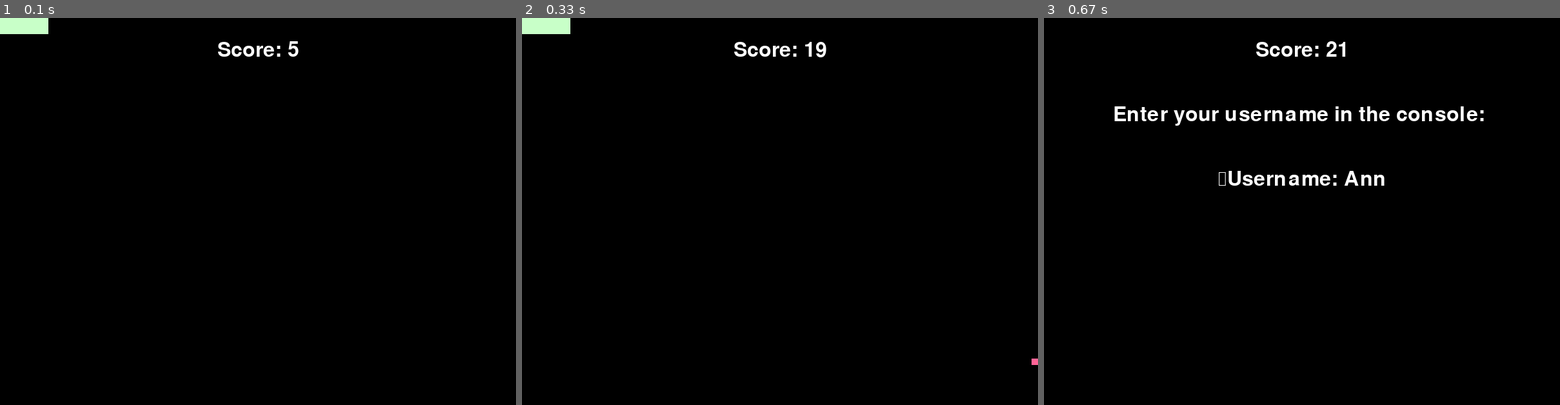
Above: before the commit, frames 1-3 (left to right).
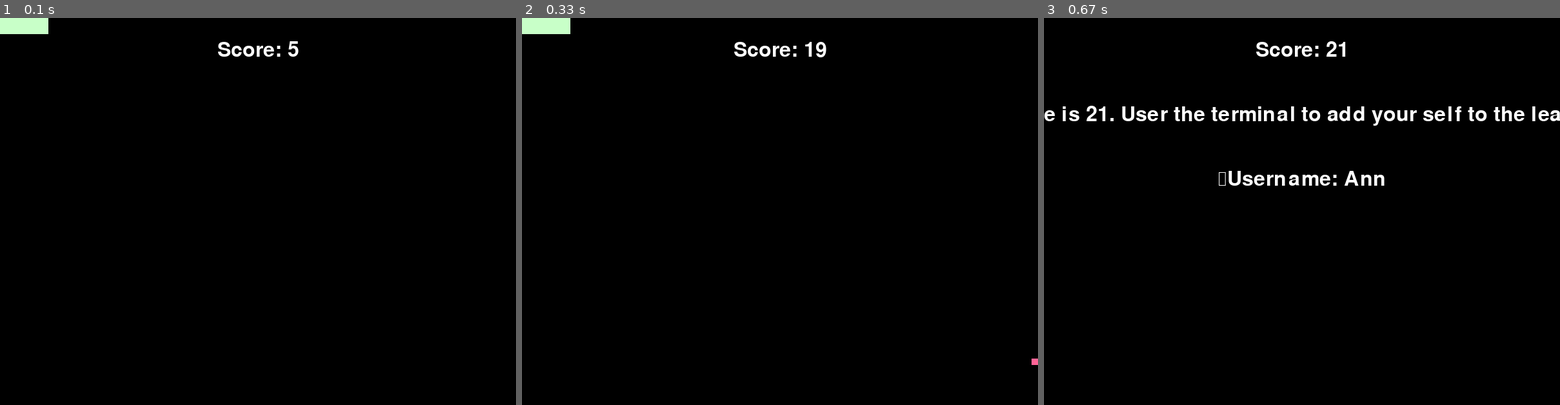
Above: after the commit, the same moments.

Repository: micfun123/Computer-Sci-pygames
Game: pygame game, started from missiles.py
Same seed, same stepped clock (60 frames per second), same inputs: the game is played once before the commit and once after it.
Inputs:
- Up to frame 1 (0.1 s): no input
- Up to frame 2 (0.33 s): no input
- Up to frame 3 (0.67 s): tap Esc at 0.33 s; type "Ann (at the terminal prompt)" at 0.35 s

Frames 1-2 are identical in both runs. In frame 3, 1.7% of the frame differs, in the area x 0-100%, y 22-28%.

Commit message:
Add files via upload

Diff:
--- a/missiles.py
+++ b/missiles.py
@@ -227,7 +227,7 @@
 pygame.display.flip()
 #enter a username
 font = pygame.font.Font("freesansbold.ttf", 32)
-text = font.render("Enter your username in the console: ", True, (255, 255, 255))
+text = font.render(f"Your Score is {score}. User the terminal to add your self to the leaderboard", True, (255, 255, 255))
 textRect = text.get_rect()
 textRect.center = (400, 150)
 screen.blit(text, textRect)
